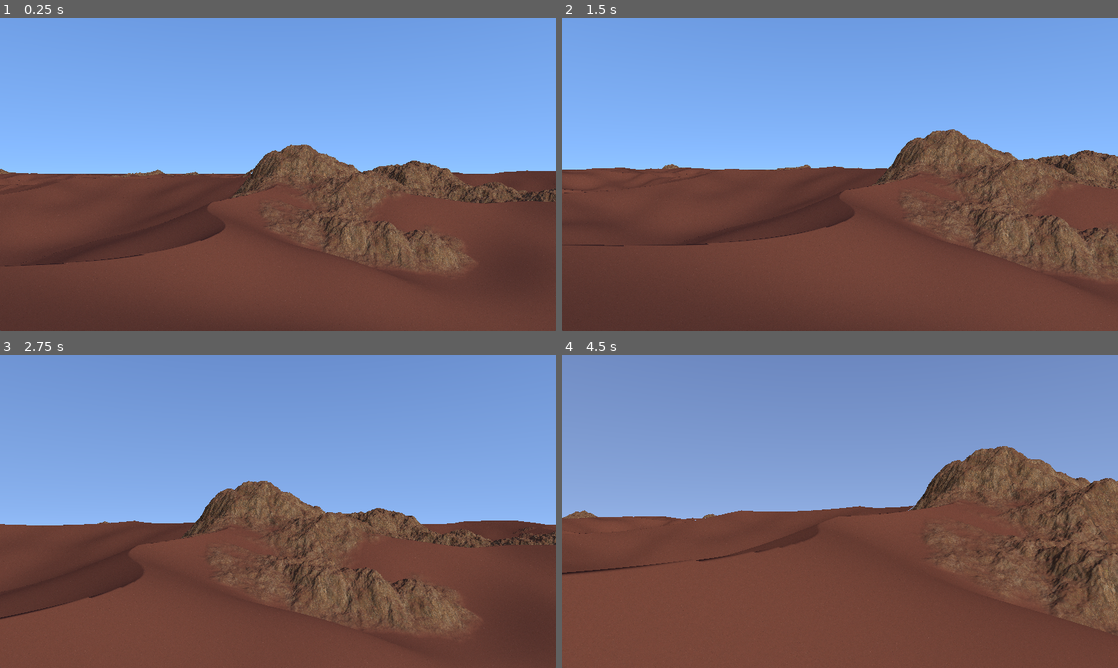
Above: before the commit, frames 1-4 (two rows, left to right).
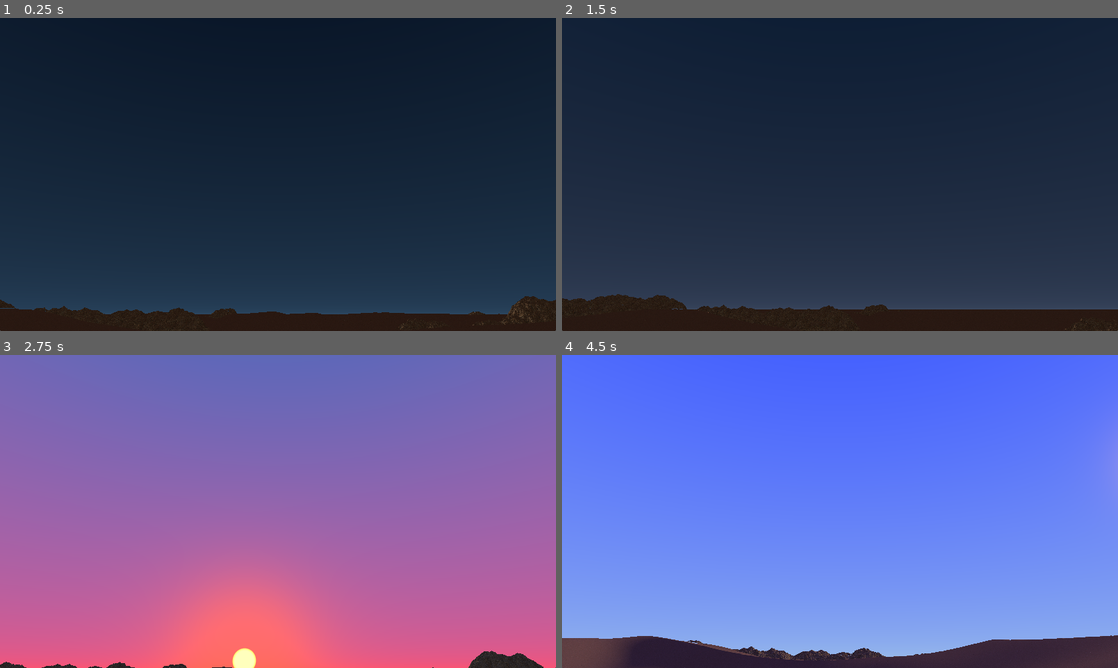
Above: after the commit, the same moments.

Repository: timo-eberl/realtime-graphics-exercises
Game: Godot game, scene res://scene.tscn
The game is run twice, just before and just after one commit, with the same random seed, the same clock (stepped at 60 frames per second) and the same inputs.
Inputs (mouse positions are in pixels of both pictures, inside the frame that each line leads up to):
- Up to frame 1 (0.25 s): no input
- Up to frame 2 (1.5 s): tap Enter at 0.5 s; move the mouse to (867, 174) at 0.52 s; hold W (move_forward) from 0.53 s (still down); tap 1 at 0.6 s; tap 2 at 0.8, 1.35 s; move the mouse to (812, 174) at 1.27 s
- Up to frame 3 (2.75 s): keep holding W (move_forward); tap 3 at 1.55, 2.1 s; move the mouse to (289, 505) at 2.02 s; tap 4 at 2.3 s
- Up to frame 4 (4.5 s): keep holding W (move_forward); move the mouse to (834, 517) at 2.77 s; tap 4 at 2.85 s; tap 1 at 3.05, 3.6 s; move the mouse to (878, 514) at 3.52 s; tap 2 at 3.8, 4.35 s; move the mouse to (795, 508) at 4.27 s

The runs differ from the first frame. In frame 1, 100% of the frame differs, in the area x 0-100%, y 0-100%; in frame 2, 100%; in frame 3, 100%; in frame 4, 100%.

Commit message:
add time of day (can be changed with 1,2,3,4) and update sky accordingly

Diff:
--- a/project-2/src/scene.gd
+++ b/project-2/src/scene.gd
@@ -42,11 +42,9 @@
 
 @export_subgroup("Sky")
 
-@export_color_no_alpha var zenith_color : Color = Color(0.2,0.3,0.5)
-@export_color_no_alpha var horizon_color : Color = Color(0.2,0.45,0.75)
-
-@export_color_no_alpha var sun_color : Color = Color(1.0, 1.0, 1.0)
-@export var sun_direction := Vector3(0.7,0.7,-0.7)
+@export_range(0.0, 24.0, 0.01) var time_of_day : float = 12.0
+@export var time_speed : float = 1.0
+
 @export_range(0.0, 10.0,0.01, "or_greater") var sun_radius_degrees : float = 0.5
 
 @export_group("Camera")
@@ -118,6 +116,8 @@
 
 # Called every frame. 'delta' is the elapsed time since the previous frame.
 func _process(delta):
+	#time_of_day += delta * time_speed
+	time_of_day = fmod(time_of_day, 24.0)
 	if not Engine.is_editor_hint(): # process input only when running stand-alone
 		if Input.is_action_just_pressed("ui_cancel"):
 			get_tree().quit()
@@ -145,10 +145,7 @@
 
 	# set shader parameters: sky
 
-	panel.material.set_shader_parameter("zenith_color", zenith_color)
-	panel.material.set_shader_parameter("horizon_color", horizon_color)
-	panel.material.set_shader_parameter("sun_direction", sun_direction.normalized())
-	panel.material.set_shader_parameter("sun_color", sun_color)
+	panel.material.set_shader_parameter("time_of_day", time_of_day)
 	panel.material.set_shader_parameter("cos_sun_radius", cos(radians(sun_radius_degrees)))
 
 	# set shader uniforms - camera
@@ -184,8 +181,8 @@
 
 	var tween := create_tween()
 
-	tween.set_trans(Tween.TRANS_CUBIC)
-	tween.set_ease(Tween.EASE_IN_OUT)
+	#tween.set_trans(Tween.TRANS_CUBIC)
+	#tween.set_ease(Tween.EASE_IN_OUT)
 	tween.set_parallel(true)
 
 	match k:
@@ -232,17 +229,17 @@
 				tween.tween_property(self, "lambda", clamp(lambda + 0.25, 0.0, 1.0), 0.5)
 
 
-		KEY_1: # daylight
-			tween.tween_property(self, "zenith_color", Color(0.2,0.3,0.5), 5.0)
-			tween.tween_property(self, "horizon_color", Color(0.2,0.45,0.75), 5.0)
-			tween.tween_property(self, "sun_color", Color(1.0,1.0,1.0), 5.0)
-			tween.tween_property(self, "sun_direction", Vector3(0.7,0.7,-0.7), 5.0)
-
-		KEY_2: # sunset
-			tween.tween_property(self, "zenith_color", Color(0.2,0.05,0.05), 5.0)
-			tween.tween_property(self, "horizon_color", Color(0.5,0.2,0.05), 5.0)
-			tween.tween_property(self, "sun_color", Color(1.0,0.9,0.8), 5.0)
-			tween.tween_property(self, "sun_direction", Vector3(0.1,0.1,-0.7), 5.0)
+		KEY_1: # sunrise
+			tween.tween_property(self, "time_of_day", 6, time_speed)
+
+		KEY_2: # day
+			tween.tween_property(self, "time_of_day", 12, time_speed)
+
+		KEY_3: # sunset
+			tween.tween_property(self, "time_of_day", 18, time_speed)
+
+		KEY_4: # night
+			tween.tween_property(self, "time_of_day", 24, time_speed)
 
 		KEY_P:
 			var image = get_viewport().get_texture().get_image()
--- a/project-2/src/scene.gdshader
+++ b/project-2/src/scene.gdshader
@@ -19,8 +19,7 @@
 uniform float azimuth = 0.0; uniform float elevation = 0.0;
 uniform float vertical_fov_radians = 0.7854; // 45 degrees
 // sky (set from script)
-uniform vec3 zenith_color = vec3(0.2); uniform vec3 horizon_color = vec3(1);
-uniform vec3 sun_color = vec3(1); uniform vec3 sun_direction = vec3(0,1,0); // normalized in script
+uniform float time_of_day = 12.0; // 0 - 24
 uniform float cos_sun_radius = 0.999961923; // cos(0.5 degrees)
 // tone mapper (set from script)
 uniform float l_white : hint_range(0.0, 10.0) = 1.0;
@@ -29,6 +28,12 @@
 uniform float rock_height_offset = 0.0;
 uniform float rock_height = 200.0;
 uniform float sand_on_rock_amount = 0.5;
+// sky
+uniform sampler2D zenith_color_gradient : filter_linear, repeat_enable;
+uniform sampler2D horizon_color_gradient : filter_linear, repeat_enable;
+uniform sampler2D sun_color_gradient : filter_linear, repeat_enable;
+uniform sampler2D bloom_radius_gradient : filter_linear, repeat_enable;
+uniform sampler2D bloom_strength_gradient : filter_linear, repeat_enable;
 // textures
 uniform sampler2D sand_albedo_texture : filter_linear, repeat_enable;
 uniform sampler2D rock_albedo_texture : filter_linear, repeat_enable;
@@ -37,7 +42,6 @@
 uniform float cam_rock_fade_distance_end = 3000.0;
 // used to generate the ray
 varying vec3 _ray_p; varying vec3 _ray_dir;
-
 // linearized colors
 varying vec3 _color_a; varying vec3 _color_b; varying vec3 _color_c; varying vec3 _color_d;
 varying vec3 _zenith_color; varying vec3 _horizon_color; varying vec3 _sun_color;
@@ -154,20 +158,69 @@
 	);
 }
 
+vec3 sun_direction() {
+	// 0 (0:00) to TAU (24:00)
+	float remapped_time = remap(0.0, 24.0, 0.0, TAU, time_of_day);
+
+	float az = remapped_time; // east and west directions are incorrect but whatever
+
+	// cos wave that is lowest at 0:00, peaks at 12:00 and goes through 0 at sunrise (6:00) and sunset (18:00)
+	// peak is 45° or pi/4, which is roughly the maximum altitude at the equator (https://www.suncalc.org)
+	float el = -cos( remapped_time ) * PI * 0.25;
+
+	// convert spherical coordinates (azimuth, elevation) to direction
+	float x = cos(el) * cos(az);
+	float y = sin(el);
+	float z = cos(el) * sin(az);
+	return normalize(vec3(x,y,z));
+}
+
+// https://iquilezles.org/articles/functions/
+float rational_bump( float x, float k ) { return 1.0/(1.0+k*x*x); }
+
 vec3 sky(vec3 dir) {
+	float bloom_strength = texture(bloom_strength_gradient, vec2(time_of_day/24.0, 0)).x;
+	float bloom_radius = texture(bloom_radius_gradient, vec2(time_of_day/24.0, 0)).x;
+
 	dir = normalize(dir);
-	vec3 sky_color = mix(_horizon_color, _zenith_color, clamp(pow(dir.y, 0.5), 0, 1));
-	float t = smoothstep(cos_sun_radius*0.999995, cos_sun_radius, dot(dir, sun_direction));
-	float t_bloom = smoothstep(cos_sun_radius*0.998, cos_sun_radius, dot(dir, sun_direction))
-		+ smoothstep(cos_sun_radius*0.99, cos_sun_radius, dot(dir, sun_direction)) * 0.4;
-	return mix(sky_color, _sun_color, t) + mix(sky_color, sun_color, t_bloom);
-}
+	vec3 sky_color = mix(_horizon_color, _zenith_color, clamp(pow(dir.y, 0.2), 0, 1));
+	float t = smoothstep(cos_sun_radius*0.9998, cos_sun_radius, dot(dir, sun_direction()));
+	float t_bloom = inv_lerp(cos_sun_radius, cos_sun_radius*mix(1.0, 0.8, bloom_radius), dot(dir, sun_direction()));
+	t_bloom = rational_bump(t_bloom, 64.0) * bloom_strength * 15.0;
+
+	return mix(sky_color, _sun_color * 100.0, t)
+		+ mix(sky_color, _sun_color, t_bloom);
+}
+
+/*
+night
+	zenith: 010411
+	horizon: 243a51
+morning
+	zenith: 005291
+	horizon: fa2e00
+	sun: ff621f
+	bloom radius: 0.6855
+	bloom strength: 0.0667
+day
+	zenith: 2124db
+	horizon: 92ebfc
+	sun: f7edcb
+	bloom radius: 0.0035
+	bloom strength: 1
+evening
+	zenith: 133142
+	horizon: ff5e00
+	sun: cf8c55
+	bloom radius: 0.11
+	bloom strength: 0.366
+*/
 
 vec3 shade(vec3 albedo, vec3 point, vec3 normal) {
 	// sun : Lambertian
 	// the integral over the upper hemisphere times cos(theta) equals to pi
 	// this cancels out with albedo/pi from lambertian BRDF
-	vec3 res = albedo * max(0.0, dot(normal, sun_direction));
+	vec3 res = albedo * max(0.0, dot(normal, sun_direction()));
 	res += albedo * max(0.0, normal.y) * _zenith_color;
 	res += albedo * vec3(0.1); // ambient
 	return res;
@@ -202,7 +255,7 @@
 	vec2 rock_uv = vec2(p.x, -p.z) * 0.05;
 	vec3 sand_albedo = texture(sand_albedo_texture, sand_uv).xyz;
 	vec3 rock_albedo = texture(rock_albedo_texture, rock_uv).xyz;
-	sand_albedo = sRGB_to_linear(sand_albedo) * vec3(1.0, 0.7, 0.7);
+	sand_albedo = sRGB_to_linear(sand_albedo) * vec3(1.0, 0.9, 0.9);
 	rock_albedo = sRGB_to_linear(rock_albedo) * vec3(1.0, 0.9, 0.8);
 
 	// add some sand on top of the rocks based on the normal y direction
@@ -272,8 +325,9 @@
 	}
 	_ray_p = ray.p; _ray_dir = ray.dir;
 	// color space conversions
-	_zenith_color = sRGB_to_linear(zenith_color); _horizon_color = sRGB_to_linear(horizon_color);
-	_sun_color = sRGB_to_linear(sun_color);
+	_zenith_color = sRGB_to_linear( texture(zenith_color_gradient, vec2(time_of_day/24.0, 0.0)).xyz );
+	_horizon_color = sRGB_to_linear( texture(horizon_color_gradient, vec2(time_of_day/24.0, 0.0)).xyz );
+	_sun_color = sRGB_to_linear( texture(sun_color_gradient, vec2(time_of_day/24.0, 0.0)).xyz );
 	_color_a = sRGB_to_linear(color_a); _color_b = sRGB_to_linear(color_b);
 	_color_c = sRGB_to_linear(color_c); _color_d = sRGB_to_linear(color_d);
 }
--- a/project-2/src/scene.tscn
+++ b/project-2/src/scene.tscn
@@ -1,9 +1,44 @@
-[gd_scene load_steps=6 format=3 uid="uid://hvoagqtln2c4"]
+[gd_scene load_steps=16 format=3 uid="uid://hvoagqtln2c4"]
 
 [ext_resource type="Script" path="res://scene.gd" id="1_pttkg"]
 [ext_resource type="Shader" path="res://scene.gdshader" id="1_vrx5x"]
 [ext_resource type="Texture2D" uid="uid://bvonknmop5oh1" path="res://red_sand/red_sand_diff_2k.jpg" id="3_1qq44"]
 [ext_resource type="Texture2D" uid="uid://xp8ab7wx271y" path="res://rock_face_03/rock_face_03_diff_2k.jpg" id="3_wrpgw"]
+
+[sub_resource type="Gradient" id="Gradient_5tliu"]
+offsets = PackedFloat32Array(0, 0.25, 0.295302, 0.355705, 0.5, 0.701342, 0.75, 1)
+colors = PackedColorArray(0, 0, 0, 1, 0.686275, 0.686275, 0.686275, 1, 0.227644, 0.227644, 0.227644, 1, 0.0117647, 0.0117647, 0.0117647, 1, 0.0117647, 0.0117647, 0.0117647, 1, 0.0117647, 0.0117647, 0.0117647, 1, 0.151276, 0.151276, 0.151276, 1, 0, 0, 0, 1)
+
+[sub_resource type="GradientTexture1D" id="GradientTexture1D_mcwyy"]
+gradient = SubResource("Gradient_5tliu")
+
+[sub_resource type="Gradient" id="Gradient_dv2eu"]
+offsets = PackedFloat32Array(0, 0.25, 0.332215, 0.375839, 0.5, 0.644295, 0.75, 1)
+colors = PackedColorArray(0, 0, 0, 1, 0.0666667, 0.0666667, 0.0666667, 1, 0.0784314, 0.0784314, 0.0784314, 1, 0.33647, 0.33647, 0.33647, 1, 1, 1, 1, 1, 0.428662, 0.428662, 0.428662, 1, 0.364706, 0.364706, 0.364706, 1, 0, 0, 0, 1)
+
+[sub_resource type="GradientTexture1D" id="GradientTexture1D_hhp7a"]
+gradient = SubResource("Gradient_dv2eu")
+
+[sub_resource type="Gradient" id="Gradient_xxh83"]
+offsets = PackedFloat32Array(0, 0.201342, 0.25, 0.308725, 0.5, 0.687919, 0.75, 0.815436, 1)
+colors = PackedColorArray(0.141176, 0.227451, 0.317647, 1, 0.265088, 0.220503, 0.270746, 1, 0.980392, 0.180392, 0, 1, 0.654665, 0.772339, 0.789262, 1, 0.572549, 0.921569, 0.988235, 1, 0.647138, 0.825082, 0.815792, 1, 1, 0.368627, 0, 1, 0.325622, 0.257771, 0.249428, 1, 0.141176, 0.227451, 0.317647, 1)
+
+[sub_resource type="GradientTexture1D" id="GradientTexture1D_q0xt2"]
+gradient = SubResource("Gradient_xxh83")
+
+[sub_resource type="Gradient" id="Gradient_dhi22"]
+offsets = PackedFloat32Array(0, 0.174497, 0.25, 0.328859, 0.5, 0.607383, 0.674497, 0.75, 0.818792, 1)
+colors = PackedColorArray(0, 0, 0, 1, 0.187919, 0.07222, 0.0228451, 1, 1, 0.384314, 0.121569, 1, 0.976207, 0.79771, 0.63311, 1, 0.968627, 0.929412, 0.796078, 1, 0.940567, 0.861365, 0.7133, 1, 0.835978, 0.607738, 0.404764, 1, 0.811765, 0.54902, 0.333333, 1, 0.174339, 0.11791, 0.0715884, 1, 0, 0, 0, 1)
+
+[sub_resource type="GradientTexture1D" id="GradientTexture1D_wq4ul"]
+gradient = SubResource("Gradient_dhi22")
+
+[sub_resource type="Gradient" id="Gradient_fsf0t"]
+offsets = PackedFloat32Array(0, 0.191275, 0.25, 0.332215, 0.5, 0.671141, 0.75, 0.818792, 1)
+colors = PackedColorArray(0.00392157, 0.0156863, 0.0666667, 1, 0.0028688, 0.0978023, 0.201421, 1, 0, 0.321569, 0.568627, 1, 0.0981445, 0.184761, 0.788709, 1, 0.129412, 0.141176, 0.858824, 1, 0.113199, 0.156231, 0.681642, 1, 0.0745098, 0.192157, 0.258824, 1, 0.0247664, 0.0677984, 0.123411, 1, 0.00392157, 0.0156863, 0.0666667, 1)
+
+[sub_resource type="GradientTexture1D" id="GradientTexture1D_53y1e"]
+gradient = SubResource("Gradient_fsf0t")
 
 [sub_resource type="ShaderMaterial" id="ShaderMaterial_vpmjg"]
 shader = ExtResource("1_vrx5x")
@@ -22,14 +57,11 @@
 shader_parameter/color_d = null
 shader_parameter/aspect_ratio = 1.77778
 shader_parameter/camera_position = Vector3(416.375, 18.865, -414.67)
-shader_parameter/azimuth = 0.0
-shader_parameter/elevation = 0.0
+shader_parameter/azimuth = 3.14159
+shader_parameter/elevation = 0.354389
 shader_parameter/vertical_fov_radians = 0.785398
-shader_parameter/zenith_color = Vector3(0.2, 0.2, 0.2)
-shader_parameter/horizon_color = Vector3(1, 1, 1)
-shader_parameter/sun_color = Vector3(1, 1, 1)
-shader_parameter/sun_direction = Vector3(0.548821, 0.329293, 0.76835)
-shader_parameter/cos_sun_radius = 0.999799
+shader_parameter/time_of_day = 0.0306268
+shader_parameter/cos_sun_radius = 0.999762
 shader_parameter/l_white = 2.0
 shader_parameter/exposure = 0.0
 shader_parameter/rock_height_offset = -68.925
@@ -37,6 +69,11 @@
 shader_parameter/sand_on_rock_amount = 0.595
 shader_parameter/cam_rock_fade_distance_start = 2000.0
 shader_parameter/cam_rock_fade_distance_end = 3000.0
+shader_parameter/zenith_color_gradient = SubResource("GradientTexture1D_53y1e")
+shader_parameter/horizon_color_gradient = SubResource("GradientTexture1D_q0xt2")
+shader_parameter/sun_color_gradient = SubResource("GradientTexture1D_wq4ul")
+shader_parameter/bloom_radius_gradient = SubResource("GradientTexture1D_mcwyy")
+shader_parameter/bloom_strength_gradient = SubResource("GradientTexture1D_hhp7a")
 shader_parameter/sand_albedo_texture = ExtResource("3_1qq44")
 shader_parameter/rock_albedo_texture = ExtResource("3_wrpgw")
 
@@ -48,10 +85,11 @@
 grow_horizontal = 2
 grow_vertical = 2
 script = ExtResource("1_pttkg")
-zenith_color = Color(0.1144, 0.2496, 0.52, 1)
-horizon_color = Color(0.513087, 0.7043, 0.946755, 1)
-sun_direction = Vector3(0.5, 0.3, 0.7)
-sun_radius_degrees = 1.15
+time_of_day = 0.0306268
+time_speed = 5.0
+sun_radius_degrees = 1.25
+azimuth = 180.0
+elevation = 20.305
 camera_position = Vector3(416.375, 18.865, -414.67)
 movement_speed = 20.0
 
